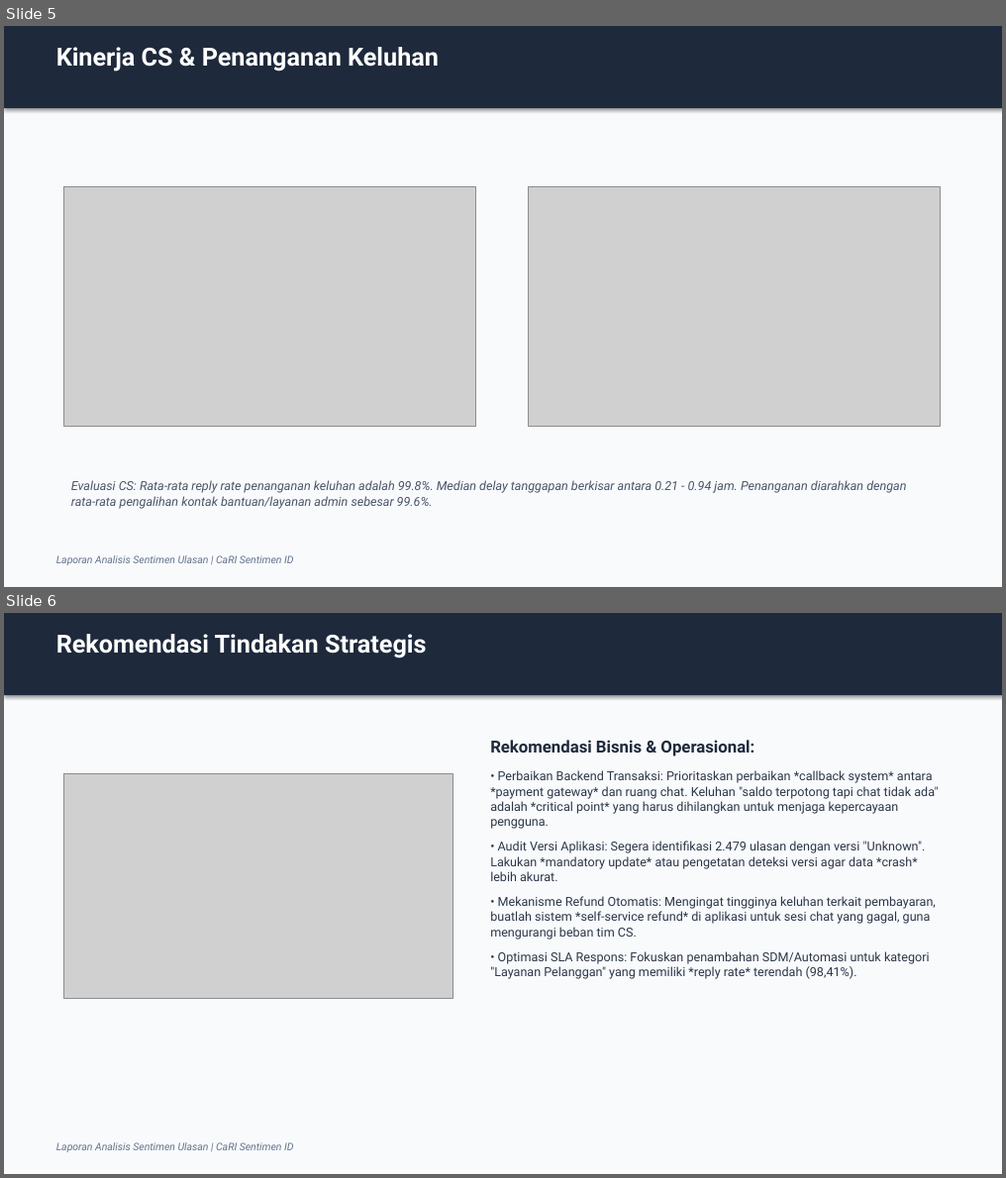
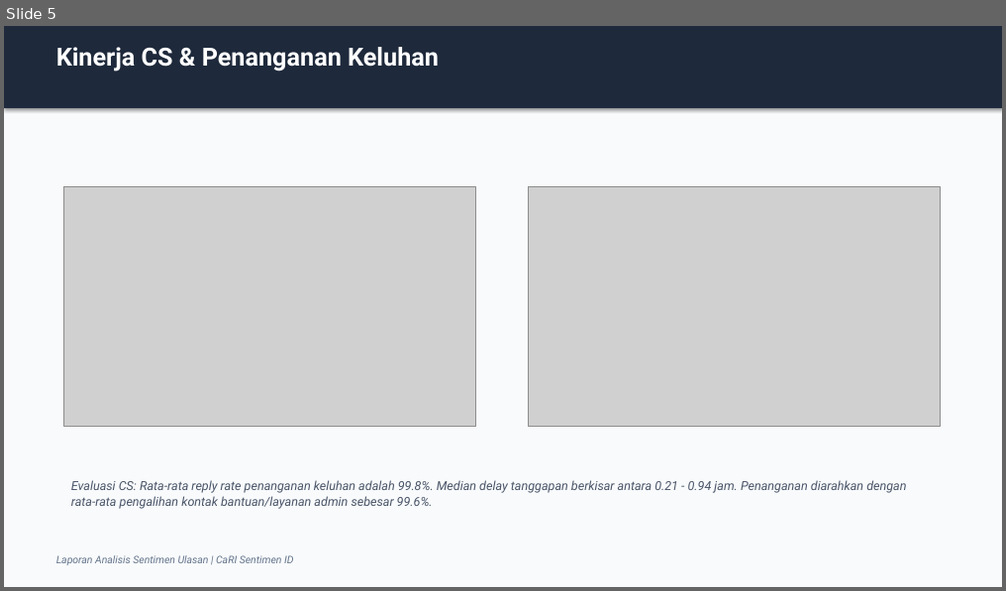
Before and after one commit to pengikut-raja-capybara/cari-sentimen-id-output, a slide deck: halodoc-review-analysis/reports/report_halodoc_dokter_obat_dan_lab.pptx. Shown one above the other, each under a label of ours: slides 5 and 6 before the commit, slide 5 after it. The pictures are 1006x1178 and 1006x591 pixels, drawn with LibreOffice and Linux fonts; fonts in the diff are those of the drawing; grey boxes stand for pictures. Boxes give left, top, right and bottom in pixels: in the first picture for what was removed or moved away, otherwise in the second. Text is boxed around its words. In the diff, an @@ line names an element or a change of style, - is before the commit and + after.

```diff
--- a/halodoc-review-analysis/reports/report_halodoc_dokter_obat_dan_lab.pptx
+++ b/halodoc-review-analysis/reports/report_halodoc_dokter_obat_dan_lab.pptx
@@ slide 6 removed at [4, 613, 1002, 1174], background #FFFFFF @@
@@ rectangle removed at [4, 613, 1002, 1174] @@
@@ rectangle removed at [4, 613, 1002, 695] @@
@@ text removed at [56, 634, 426, 659] @@
-Rekomendasi Tindakan Strategis
@@ text removed at [490, 740, 938, 979] @@
-Rekomendasi Bisnis & Operasional:
-• Perbaikan Backend Transaksi: Prioritaskan perbaikan *callback system* antara *payment gateway* dan ruang chat. Keluhan "saldo terpotong tapi chat tidak ada" adalah *critical point* yang harus dihilangkan untuk menjaga kepercayaan pengguna.
-• Audit Versi Aplikasi: Segera identifikasi 2.479 ulasan dengan versi "Unknown". Lakukan *mandatory update* atau pengetatan deteksi versi agar data *crash* lebih akurat.
-• Mekanisme Refund Otomatis: Mengingat tingginya keluhan terkait pembayaran, buatlah sistem *self-service refund* di aplikasi untuk sesi chat yang gagal, guna mengurangi beban tim CS.
-• Optimasi SLA Respons: Fokuskan penambahan SDM/Automasi untuk kategori "Layanan Pelanggan" yang memiliki *reply rate* terendah (98,41%).
@@ picture removed at [63, 774, 453, 998] @@
@@ text removed at [56, 1143, 293, 1153] @@
-Laporan Analisis Sentimen Ulasan | CaRI Sentimen ID
```
Also in this commit, not shown: 2 slides changed, 8 other files.
